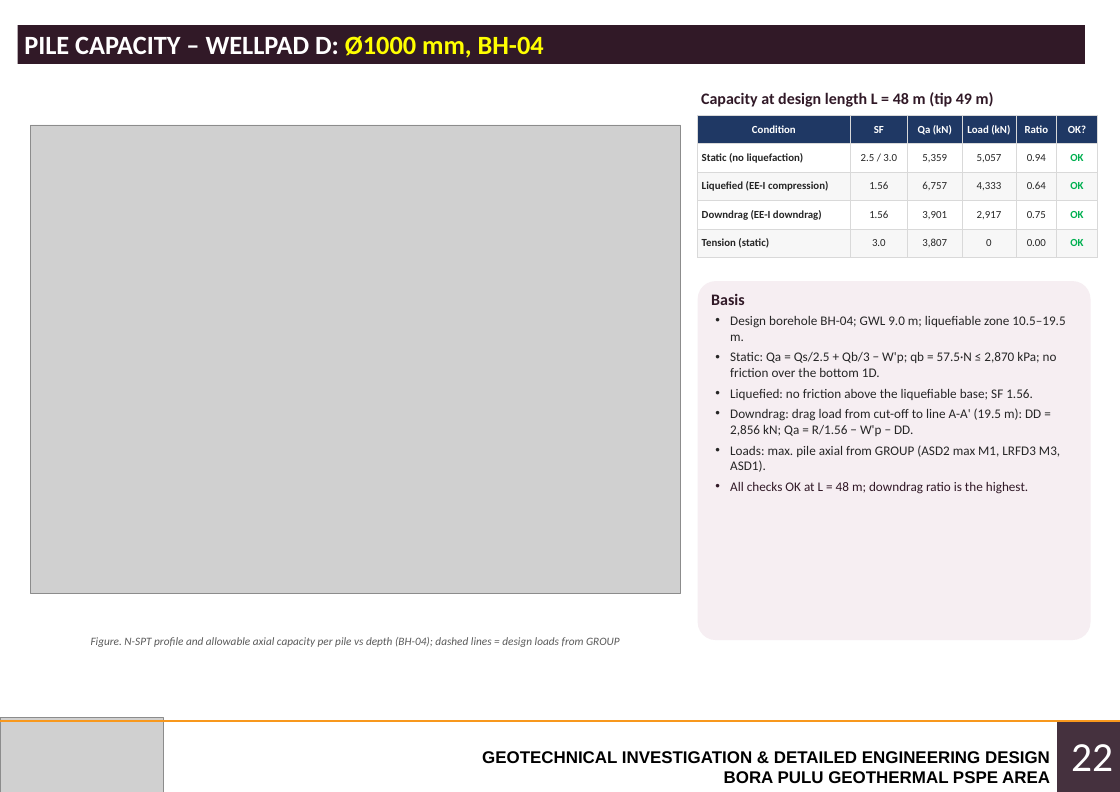
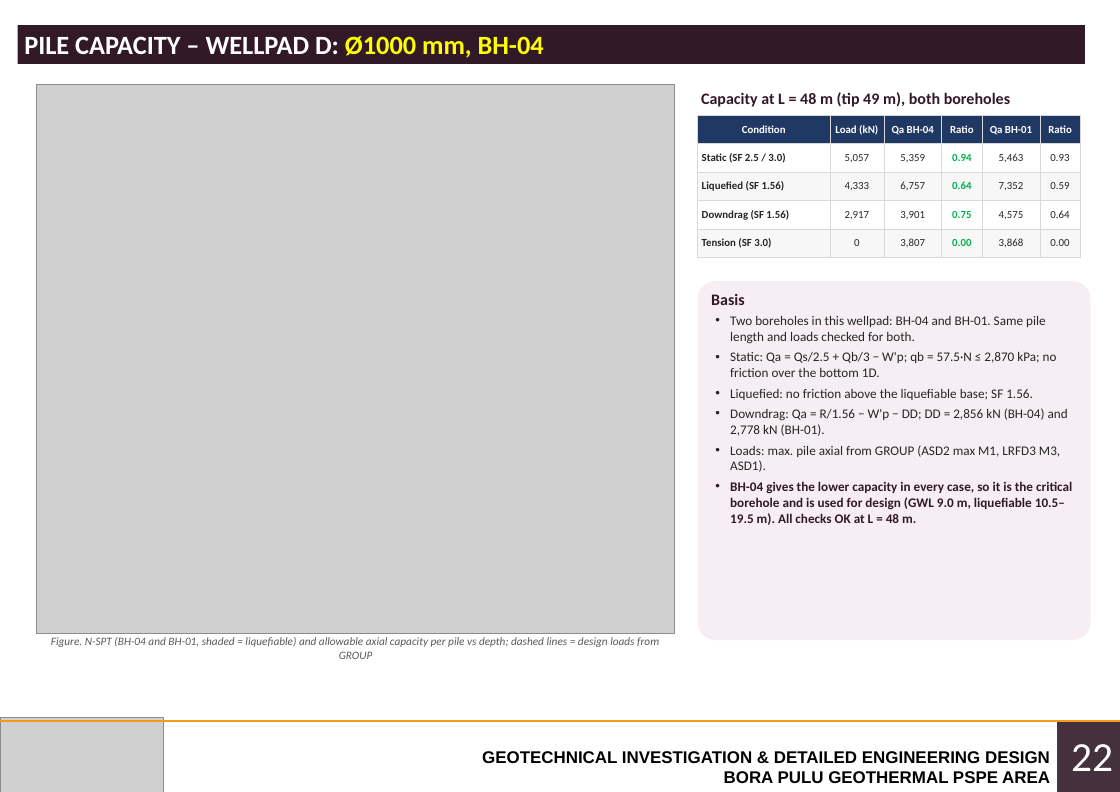
Before and after one commit to dekapeee13/Demooo, a slide deck: slide 22 of deliverables/Bora_Pulu_Geotech_Presentation.pptx. Drawn at 1120x792 pixels with LibreOffice and Linux fonts; fonts in the diff are those of the drawing; grey boxes stand for pictures. Boxes give left, top, right and bottom in pixels: in the first picture for what was removed or moved away, otherwise in the second. Text is boxed around its words. In the diff, an @@ line names an element or a change of style, - is before the commit and + after.

```diff
--- a/deliverables/Bora_Pulu_Geotech_Presentation.pptx
+++ b/deliverables/Bora_Pulu_Geotech_Presentation.pptx
@@ picture: place and size @@
-picture at [30, 125, 681, 593]
+picture at [37, 85, 675, 634]
@@ table at [698, 115, 1081, 257] @@
-row 1: Condition | SF | Qa (kN) | Load (kN) | Ratio | OK?
+row 1: Condition | Load (kN) | Qa BH-04 | Ratio | Qa BH-01 | Ratio
-row 2: Static (no liquefaction) | 2.5 / 3.0 | 5,359 | 5,057 | 0.94 | OK
+row 2: Static (SF 2.5 / 3.0) | 5,057 | 5,359 | 0.94 | 5,463 | 0.93
-row 3: Liquefied (EE-I compression) | 1.56 | 6,757 | 4,333 | 0.64 | OK
+row 3: Liquefied (SF 1.56) | 4,333 | 6,757 | 0.64 | 7,352 | 0.59
-row 4: Downdrag (EE-I downdrag) | 1.56 | 3,901 | 2,917 | 0.75 | OK
+row 4: Downdrag (SF 1.56) | 2,917 | 3,901 | 0.75 | 4,575 | 0.64
-row 5: Tension (static) | 3.0 | 3,807 | 0 | 0.00 | OK
+row 5: Tension (SF 3.0) | 0 | 3,807 | 0.00 | 3,868 | 0.00
@@ table: place and size @@
-table at [698, 115, 1098, 257]
+table at [698, 115, 1081, 257]
@@ text at [701, 92, 1010, 107]: text changed @@
-Capacity at design length L = 48 m (tip 49 m)
+Capacity at L = 48 m (tip 49 m), both boreholes
@@ text at [730, 316, 1046, 344]: text changed @@
-• Design borehole BH-04; GWL 9.0 m; liquefiable zone 10.5–19.5 m.
+• Two boreholes in this wellpad: BH-04 and BH-01. Same pile length and loads checked for both.
@@ text at [730, 408, 1068, 436]: text changed @@
-• Downdrag: drag load from cut-off to line A-A' (19.5 m): DD = 2,856 kN; Qa = R/1.56 − W'p − DD.
+• Downdrag: Qa = R/1.56 − W'p − DD; DD = 2,856 kN (BH-04) and 2,778 kN (BH-01).
@@ text at [730, 481, 1072, 525]: text changed; bold on @@
-• All checks OK at L = 48 m; downdrag ratio is the highest.
+• BH-04 gives the lower capacity in every case, so it is the critical borehole and is used for design (GWL 9.0 m, liquefiable 10.5–19.5 m). All checks OK at L = 48 m.
@@ text at [51, 637, 659, 659]: text changed @@
-Figure. N-SPT profile and allowable axial capacity per pile vs depth (BH-04); dashed lines = design loads from GROUP
+Figure. N-SPT (BH-04 and BH-01, shaded = liquefiable) and allowable axial capacity per pile vs depth; dashed lines = design loads from GROUP
```
Also in this commit, not shown: 5 other slides changed.
